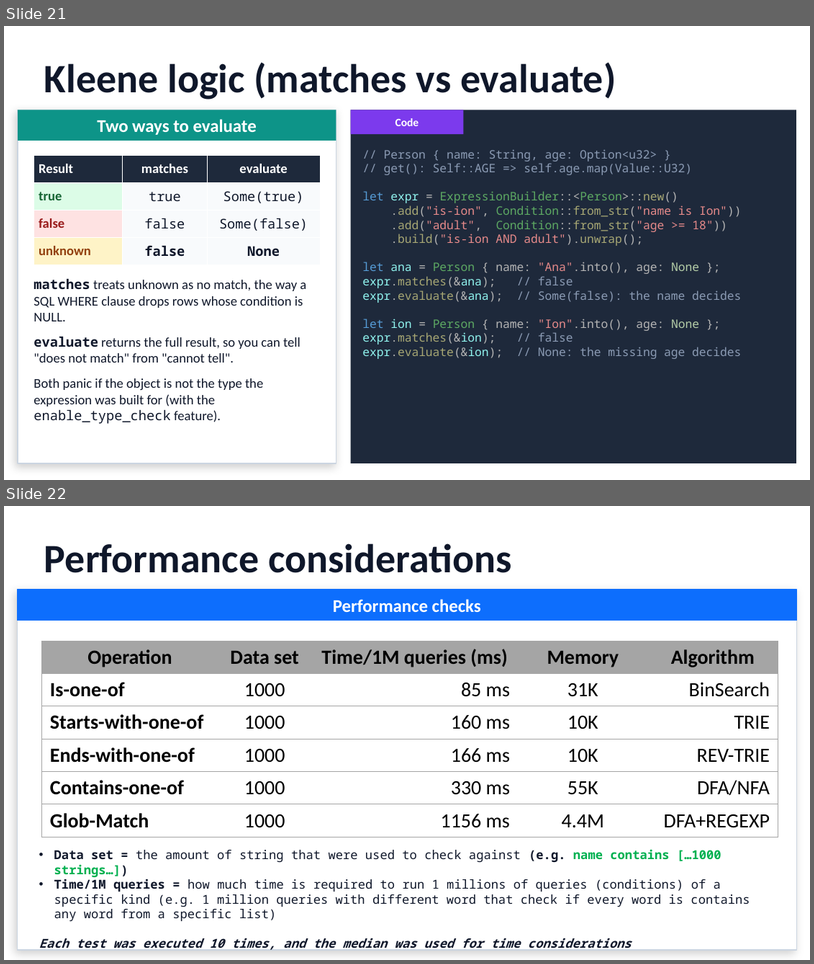
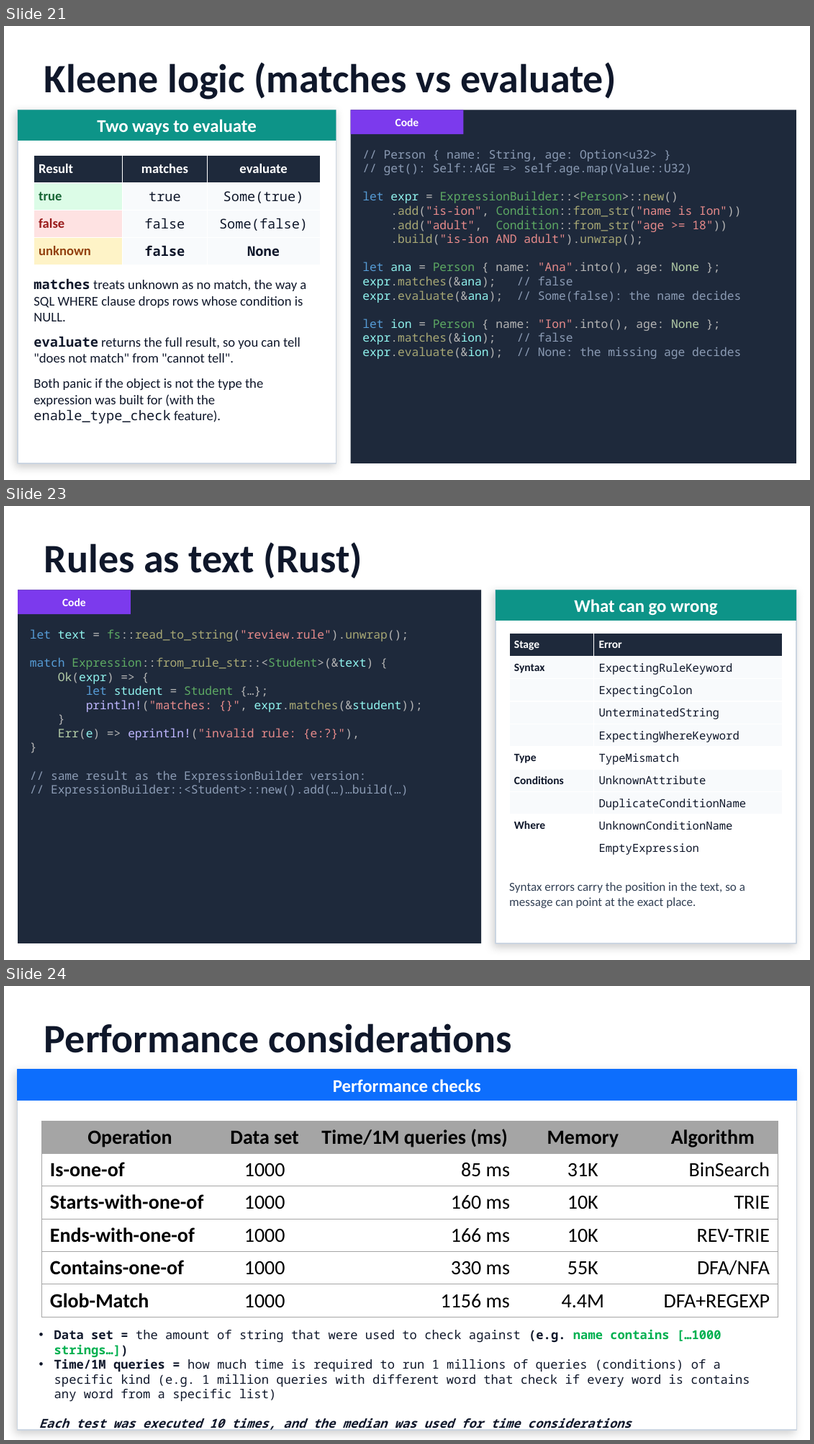
Before and after one commit to gdt050579/whereexpr, a slide deck: whereexpr.pptx. Shown one above the other, each under a label of ours: slides 21 and 22 before the commit, slides 21, 23 and 24 after it; the slides between them are not shown. The pictures are 814x964 and 814x1444 pixels, drawn with LibreOffice and Linux fonts; fonts in the diff are those of the drawing. Boxes give left, top, right and bottom in pixels: in the first picture for what was removed or moved away, otherwise in the second. Text is boxed around its words. In the diff, an @@ line names an element or a change of style, - is before the commit and + after.

```diff
--- a/whereexpr.pptx
+++ b/whereexpr.pptx
@@ slide 23 added at <box>4,506,810,960</box>, background #FFFFFF @@
@@ text added at <box>44,542,363,579</box>, 36 pt, text #0F172A, bold @@
+Rules as text (Rust)
@@ rectangle added at <box>18,590,481,943</box>, fill #1E293B @@
@@ rectangle added at <box>18,590,131,614</box>, fill #7C3AED @@
@@ rectangle added at <box>496,590,797,943</box>, fill #FFFFFF, outline #CBD5E1 1 pt @@
@@ rectangle added at <box>496,590,797,620</box>, fill #0D9488 @@
@@ text added at <box>62,598,86,606</box>, 10 pt, text #FFFFFF, bold @@
+Code
@@ text added at <box>574,599,718,615</box>, 16 pt, text #FFFFFF, bold @@
+What can go wrong
@@ text added at <box>30,629,423,796</box>, 10.5 pt, text #8B9BB4 @@
+let text = fs::read_to_string("review.rule").unwrap();
+match Expression::from_rule_str::<Student>(&text) {
+Ok(expr) => {
+let student = Student {…};
+println!("matches: {}", expr.matches(&student));
+}
+Err(e) => eprintln!("invalid rule: {e:?}"),
+}
+// same result as the ExpressionBuilder version:
+// ExpressionBuilder::<Student>::new().add(…)…build(…)
@@ table added at <box>509,633,783,860</box>, 10 rows, 2 columns @@
+Stage | Error
+Syntax | ExpectingRuleKeyword
+ | ExpectingColon
+ | UnterminatedString
+ | ExpectingWhereKeyword
+Type | TypeMismatch
+Conditions | UnknownAttribute
+ | DuplicateConditionName
+Where | UnknownConditionName
+ | EmptyExpression
@@ text added at <box>509,882,746,908</box>, 11 pt, text #334155 @@
+Syntax errors carry the position in the text, so a message can point at the exact place.
@@ what was slide 22 is now slide 24 @@
```
Also in this commit, not shown: 1 slide changed, 1 other slide added, 1 other file.
